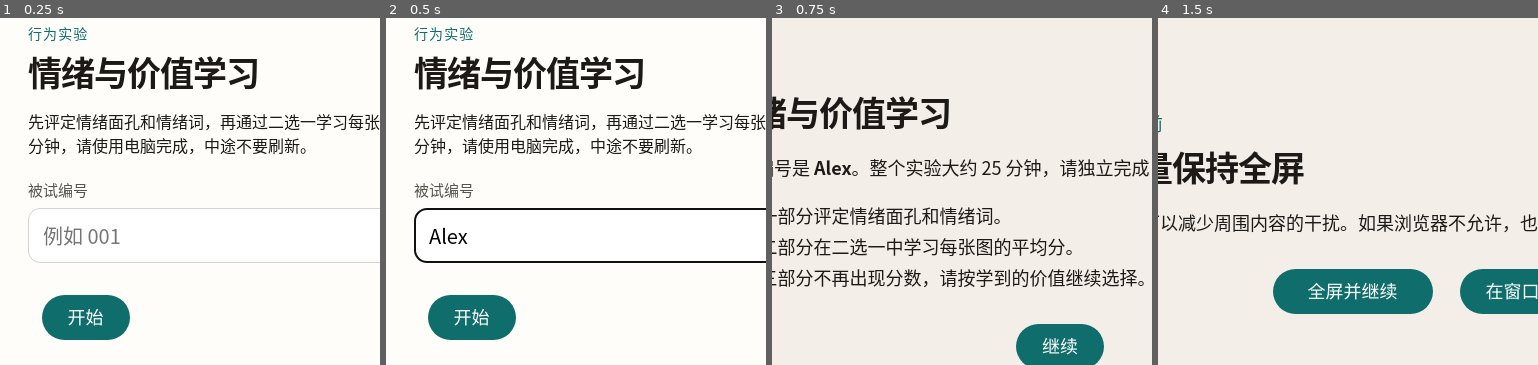
Above: before the commit, frames 1-4 (left to right).
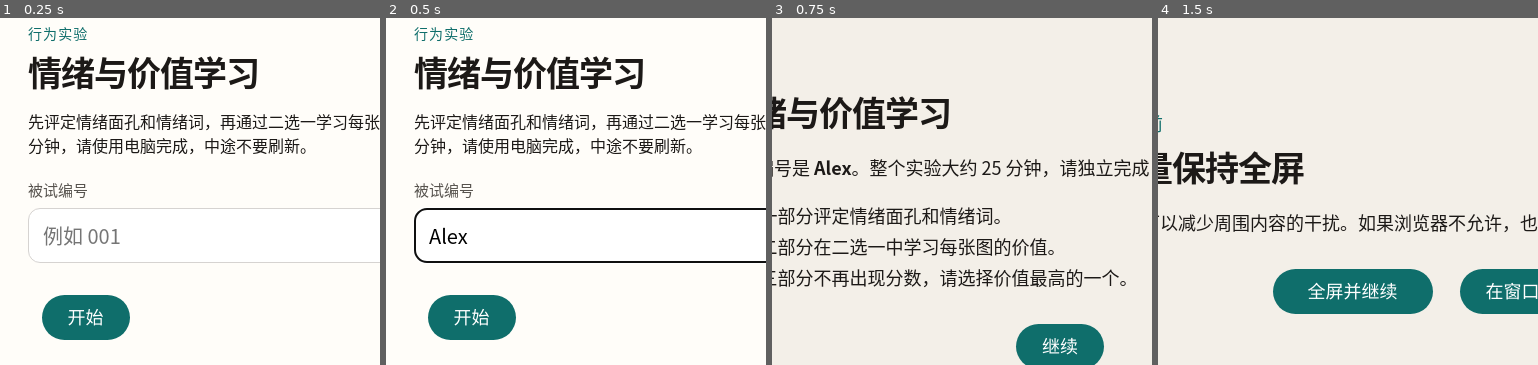
Above: after the commit, the same moments.

Repository: maomx0711/Socical_map_game
Game: browser game, page index.html
Same seed, same stepped clock (60 frames per second), same inputs: the game is played once before the commit and once after it.
Inputs (mouse positions are % of the whole screen's width and height, from its top left):
- Up to frame 1 (0.25 s): no input
- Up to frame 2 (0.5 s): click (46, 60) at 0.27 s; type "Alex" at 0.27 s
- Up to frame 3 (0.75 s): click "开始" at 0.52 s
- Up to frame 4 (1.5 s): click "继续" at 1.27 s
The pictures show only the part of the screen within x 8-58%, y 29-79%; the shares and areas given below are measured in that part.

Frames 1-2 are identical in both runs. In frame 3, 1.9% of the frame differs, in the area x 48-98%, y 63-78%; in frame 4, nothing differs.

Commit message:
Ask participants to choose the highest-value option.
Value is the fixed mean of each picture. Learning and the unfeedbacked test both use that goal, and the comprehension quiz matches the new wording.

Co-authored-by: Mingxing Mao <maomx0711@users.noreply.github.com>

Diff:
--- a/js/experiment.js
+++ b/js/experiment.js
@@ -69,9 +69,9 @@
   {
     prompt: "同一张图片每次出现的分数会怎样？",
     name: "noise",
-    options: ["每次都完全一样", "在一个固定的平均分附近波动", "完全随机，没有规律"],
+    options: ["每次都完全一样", "在它的固定价值附近波动", "完全随机，没有规律"],
     required: true,
-    correct: "在一个固定的平均分附近波动",
+    correct: "在它的固定价值附近波动",
   },
   {
     prompt: "最后的测验阶段会显示分数吗？",
@@ -83,9 +83,9 @@
   {
     prompt: "你选择时的目标是什么？",
     name: "goal",
-    options: ["选择看起来更愉快的图片", "选择平均分更高的图片", "左右轮流按"],
+    options: ["选择看起来更愉快的图片", "选择价值最高的图片", "左右轮流按"],
     required: true,
-    correct: "选择平均分更高的图片",
+    correct: "选择价值最高的图片",
   },
 ];
 
@@ -241,7 +241,7 @@
         trialTotal: jsPsych.evaluateTimelineVariable("trial_total"),
         showScore: spec.phase !== "test",
         score: session.score,
-        ask: spec.phase === "test" ? "请选择你认为平均分更高的一个" : "请选择平均分更高的一个",
+        ask: spec.phase === "test" ? "请选择你认为价值最高的一个" : "请选择价值最高的一个",
       };
       session.current = {
         left,
@@ -361,7 +361,7 @@
       feedbackLine,
       `屏幕上每次出现${material}。本部分共 ${block.trials.length} 次，由固定的两对图片反复出现。`,
         "只有你选中的分数会计入这部分得分。按 <kbd>F</kbd> 选左边，按 <kbd>J</kbd> 选右边。",
-        "每张图的平均分是固定的，单次分数会在平均分附近波动。平均分和表情或词义没有固定关系，请根据看到的分数学习。",
+        "每张图的价值是固定的，单次分数会在这个价值附近波动。请选择价值最高的一张。价值和表情或词义没有固定关系，请根据看到的分数学习。",
       ],
     }),
     `intro-${block.blockId}`,
@@ -405,8 +405,8 @@
       ],
       items: [
         "第一部分评定情绪面孔和情绪词。",
-        "第二部分在二选一中学习每张图的平均分。",
-        "第三部分不再出现分数，请按学到的价值继续选择。",
+        "第二部分在二选一中学习每张图的价值。",
+        "第三部分不再出现分数，请选择价值最高的一个。",
       ],
     }),
     "welcome",
@@ -475,12 +475,12 @@
       kicker: "第二部分",
       title: "学习每张图的价值",
       paragraphs: [
-        "每次屏幕左右各出现一张图。每张图都有一个固定的平均分，但你看到的单次分数会在平均分附近上下波动，所有图片的波动幅度相同。",
+        "每次屏幕左右各出现一张图。每张图都有一个固定的价值，也就是它的平均分。你看到的单次分数会在这个价值附近上下波动，所有图片的波动幅度相同。",
         "有的部分只显示你选中的分数，有的部分两个分数都显示。无论哪一种，只有选中的分数计入得分。",
       ],
       items: [
         "按 <kbd>F</kbd> 选择左边，按 <kbd>J</kbd> 选择右边。看清两张图后再按，松手后再做下一次。",
-        "目标是尽量选中平均分更高的图。平均分是预先设定的，和表情好不好、词语积极不积极没有固定关系。",
+        "目标是选择价值最高的那一张。价值是预先设定的，和表情好不好、词语积极不积极没有固定关系。",
         "先用几何图形练习按键和两种反馈，练习分数不计入成绩。",
       ],
     }),
@@ -491,7 +491,7 @@
     renderProse({
       kicker: "练习",
       title: "只显示所选项的分数",
-      paragraphs: ["下面是两个几何图形。选出一个之后，只会出现它的分数。请从分数里判断哪一个平均更高。"],
+      paragraphs: ["下面是两个几何图形。选出一个之后，只会出现它的分数。请从分数里判断哪一个价值最高。"],
     }),
     "practice-partial-intro",
     "开始练习"
@@ -565,7 +565,7 @@
       paragraphs: [
         "接下来不再显示任何分数，得分也不会变化。",
         "同一类图片会被重新随机配对，其中有些组合是你在学习阶段没有一起见过的。",
-        "请仍然选择你认为平均分更高的那一张，尽量又快又准。按 <kbd>F</kbd> 或 <kbd>J</kbd>。",
+        "请选择你认为价值最高的那一张，尽量又快又准。按 <kbd>F</kbd> 或 <kbd>J</kbd>。",
       ],
     }),
     "test-intro",
@@ -646,7 +646,7 @@
           renderProse({
             kicker: "测验",
             title: block.modality === "face" ? "接下来是情绪面孔" : "接下来是情绪词",
-            paragraphs: ["配对已重新打乱。仍然选择平均分更高的一个，没有分数反馈。"],
+            paragraphs: ["配对已重新打乱。请选择价值最高的一个，没有分数反馈。"],
           }),
           `test-switch-${block.modality}`
         )
--- a/js/render.js
+++ b/js/render.js
@@ -117,9 +117,9 @@
     "左边按 F，右边按 J。",
     "「只显示所选项」时，没选的图片不会出现分数。",
     "「两个分数都显示」时，没选中的分数也不计入总分。",
-    "同一张图片的分数会在一个固定平均分附近波动，不是每次都一样，也不是完全没有规律。",
+    "同一张图片的分数会在它的固定价值附近波动，不是每次都一样，也不是完全没有规律。",
     "最后的测验不显示分数。",
-    "目标是选择平均分更高的图片。平均分和表情、词义没有固定关系。",
+    "目标是选择价值最高的图片。价值和表情、词义没有固定关系。",
   ];
   return renderProse({
     kicker: "请再确认规则",
--- a/tests/browser-check.mjs
+++ b/tests/browser-check.mjs
@@ -5,7 +5,7 @@
 const chrome = process.env.CHROME_PATH || "/usr/bin/google-chrome";
 const shots = process.env.SHOT_DIR || "/tmp/affective-shots";
 
-const quizAnswers = ["F", "不会显示", "不会计入", "在一个固定的平均分附近波动", "不显示分数", "选择平均分更高的图片"];
+const quizAnswers = ["F", "不会显示", "不会计入", "在它的固定价值附近波动", "不显示分数", "选择价值最高的图片"];
 
 function launch() {
   return puppeteer.launch({
@@ -147,6 +147,8 @@
   if (state.choice) {
     if (!seen.choice && state.hud.includes("价值学习")) {
       seen.choice = true;
+      const prompt = await text(flow);
+      assert.match(prompt, /请选择价值最高的一个/);
       await shoot(flow, "choice");
     }
     await flow.keyboard.press("f");
--- a/tests/render.test.js
+++ b/tests/render.test.js
@@ -18,7 +18,7 @@
 };
 
 test("选择界面不出现分数", () => {
-  const html = renderChoice({ ...view, ask: "请选择平均分更高的一个" });
+  const html = renderChoice({ ...view, ask: "请选择价值最高的一个" });
   assert.equal(html.includes('class="points"'), false);
   assert.match(html, /<kbd>F<\/kbd>/);
   assert.match(html, /<kbd>J<\/kbd>/);
